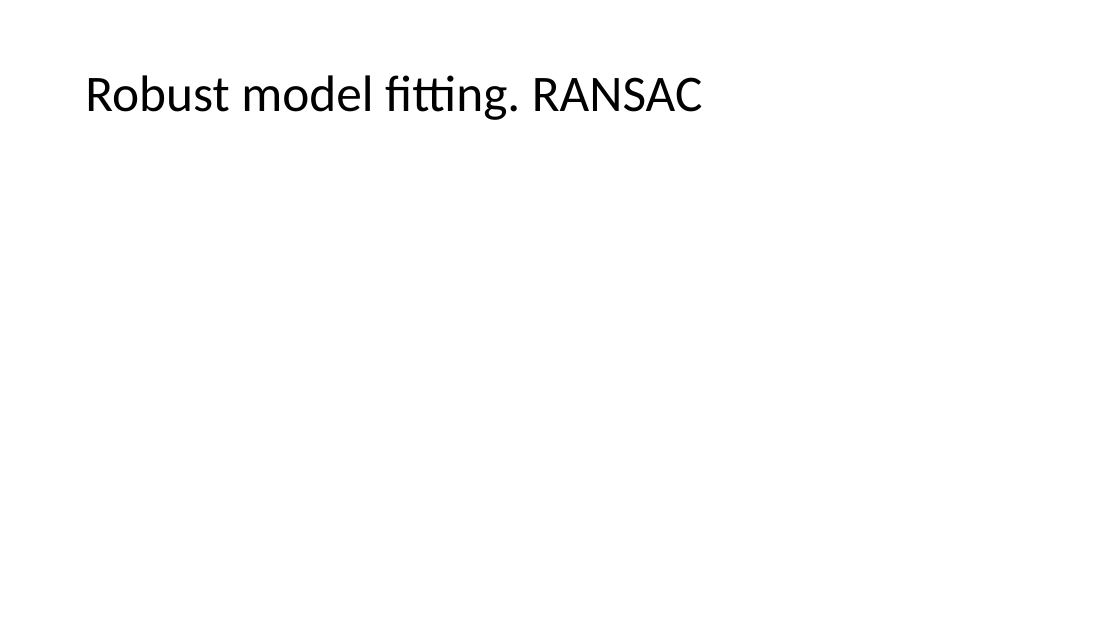
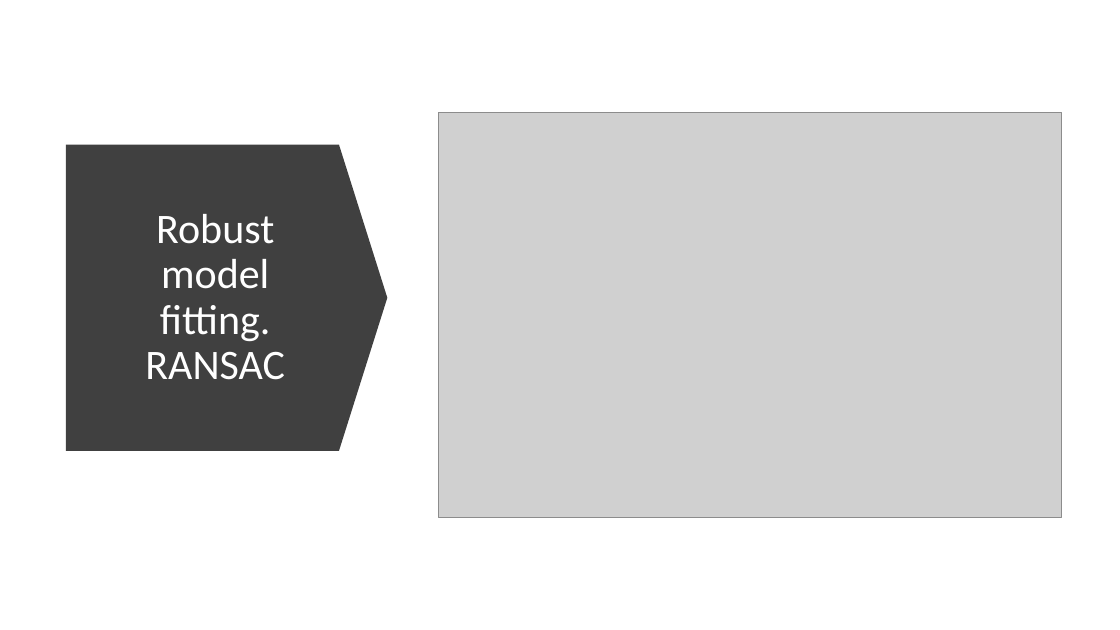
Before and after one commit to gitglob/02504-Computer-Vision, a slide deck: slide 8 of exam/presentation.pptx. Drawn at 1120x630 pixels with LibreOffice and Linux fonts; fonts in the diff are those of the drawing; grey boxes stand for pictures. Boxes give left, top, right and bottom in pixels: in the first picture for what was removed or moved away, otherwise in the second. Text is boxed around its words. In the diff, an @@ line names an element or a change of style, - is before the commit and + after.

```diff
--- a/exam/presentation.pptx
+++ b/exam/presentation.pptx
@@ picture added at box(439, 113, 1062, 518) @@
@@ down arrow added at box(66, 145, 388, 451), fill #404040 @@
@@ title "Robust model fitting. RANSAC": place and size @@
-title "Robust model fitting. RANSAC" at box(85, 75, 703, 120)
+title "Robust model fitting. RANSAC" at box(145, 214, 284, 380)
@@ title "Robust model fitting. RANSAC" at box(145, 214, 284, 380): size 44 to 36 pt, text colour #000000 to #FFFFFF; alignment left to centre @@
```
Also in this commit, not shown: 1 other slide changed, 2 slides added, 5 other files.
